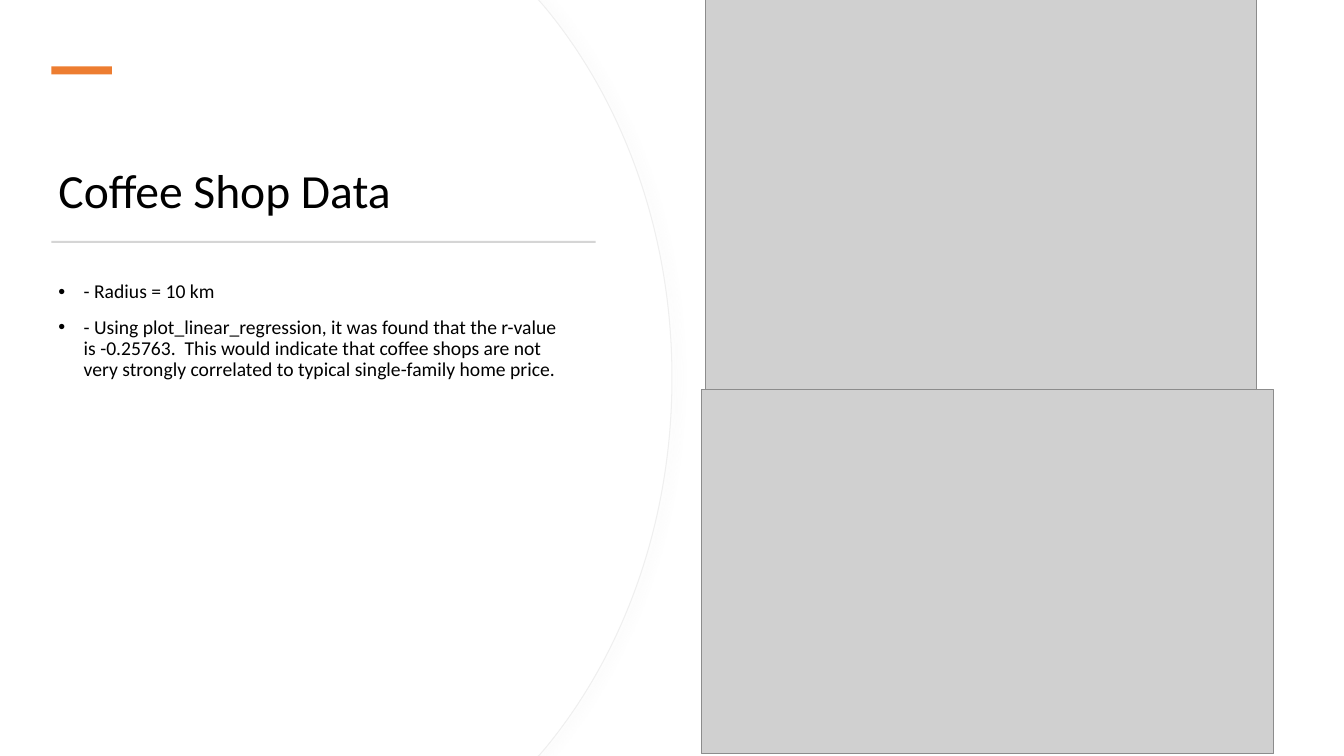
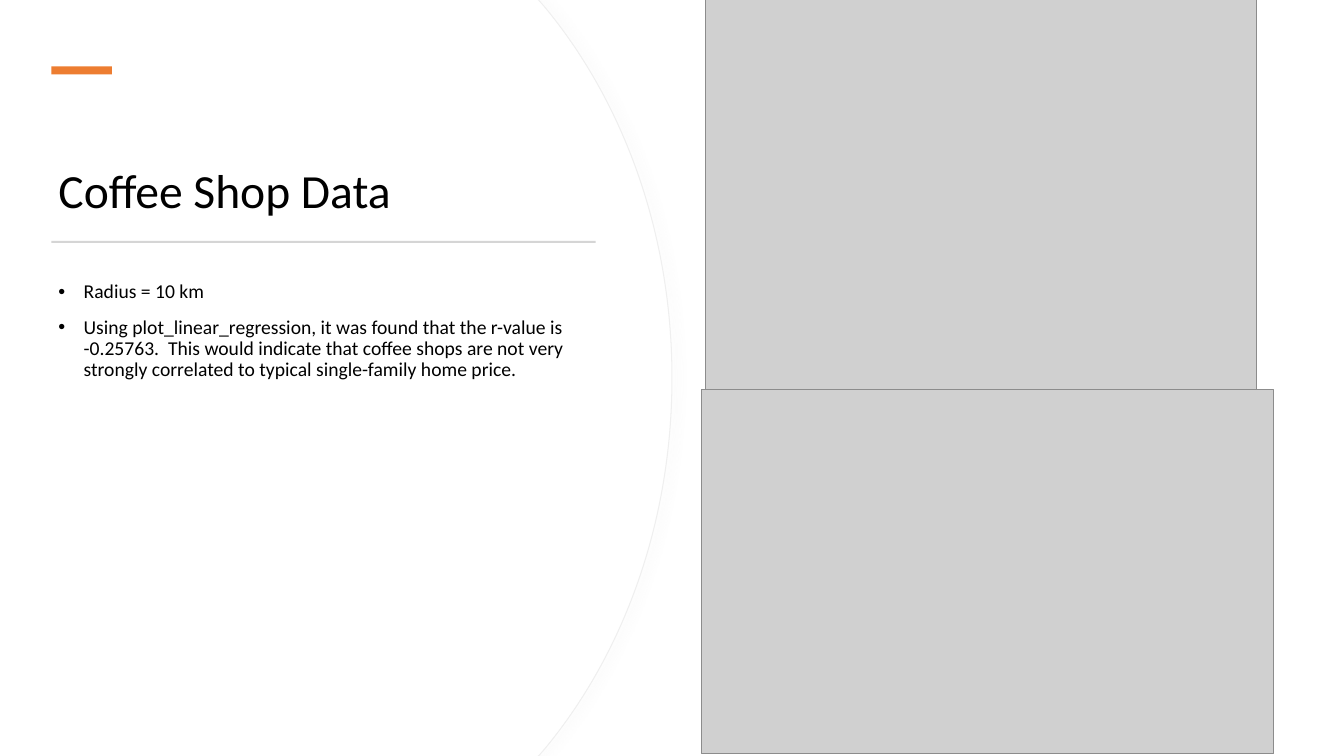
Before and after one commit to StanJohn04/Colorado_Real_Estate, a slide deck: slide 20 of Slide_Deck.pptx. Drawn at 1344x756 pixels with LibreOffice and Linux fonts; fonts in the diff are those of the drawing; grey boxes stand for pictures. Boxes give left, top, right and bottom in pixels: in the first picture for what was removed or moved away, otherwise in the second. Text is boxed around its words. In the diff, an @@ line names an element or a change of style, - is before the commit and + after.

Commit message:
updated readme, personal presentation script, and made small visual updates to slide deck

```diff
--- a/Slide_Deck.pptx
+++ b/Slide_Deck.pptx
@@ text at (84, 284, 563, 380): text changed @@
-• - Radius = 10 km
-• - Using plot_linear_regression, it was found that the r-value is -0.25763. This would indicate that coffee shops are not very strongly correlated to typical single-family home price.
+• Radius = 10 km
+• Using plot_linear_regression, it was found that the r-value is -0.25763. This would indicate that coffee shops are not very strongly correlated to typical single-family home price.
```
Also in this commit, not shown: 2 other files.
